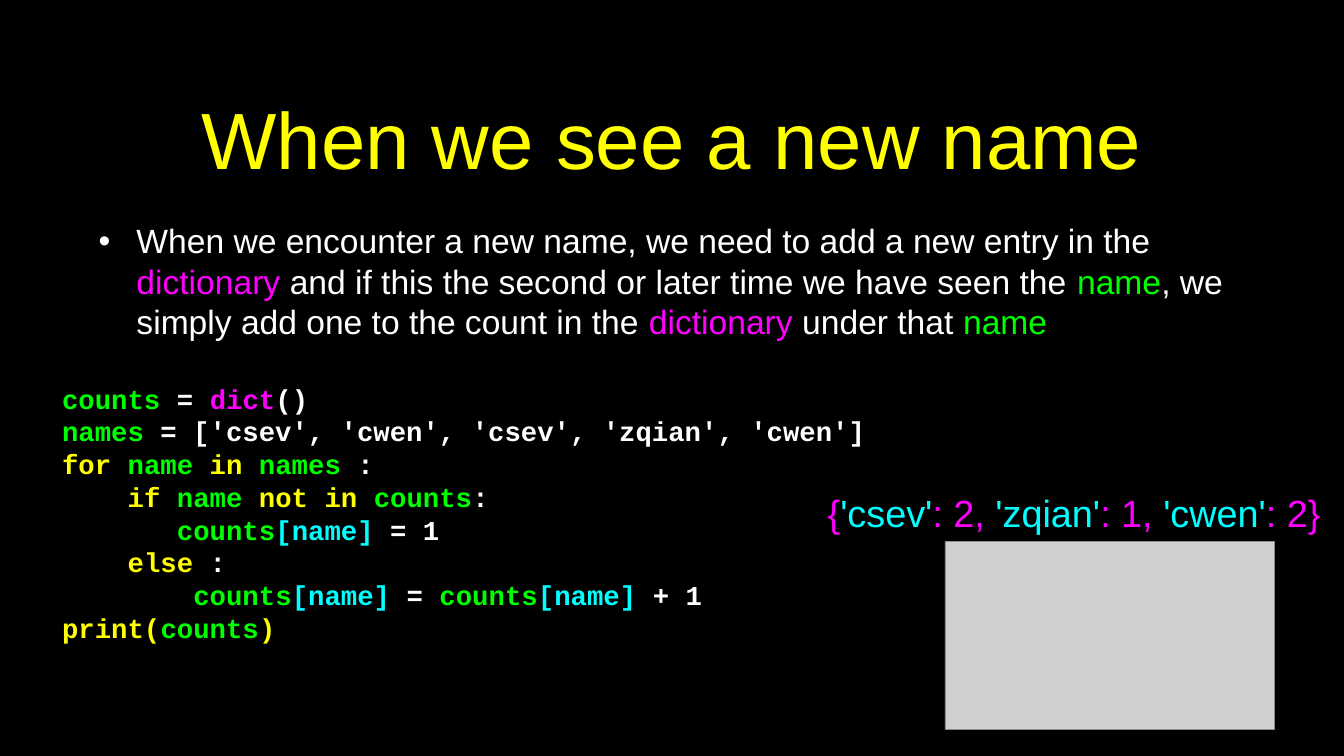
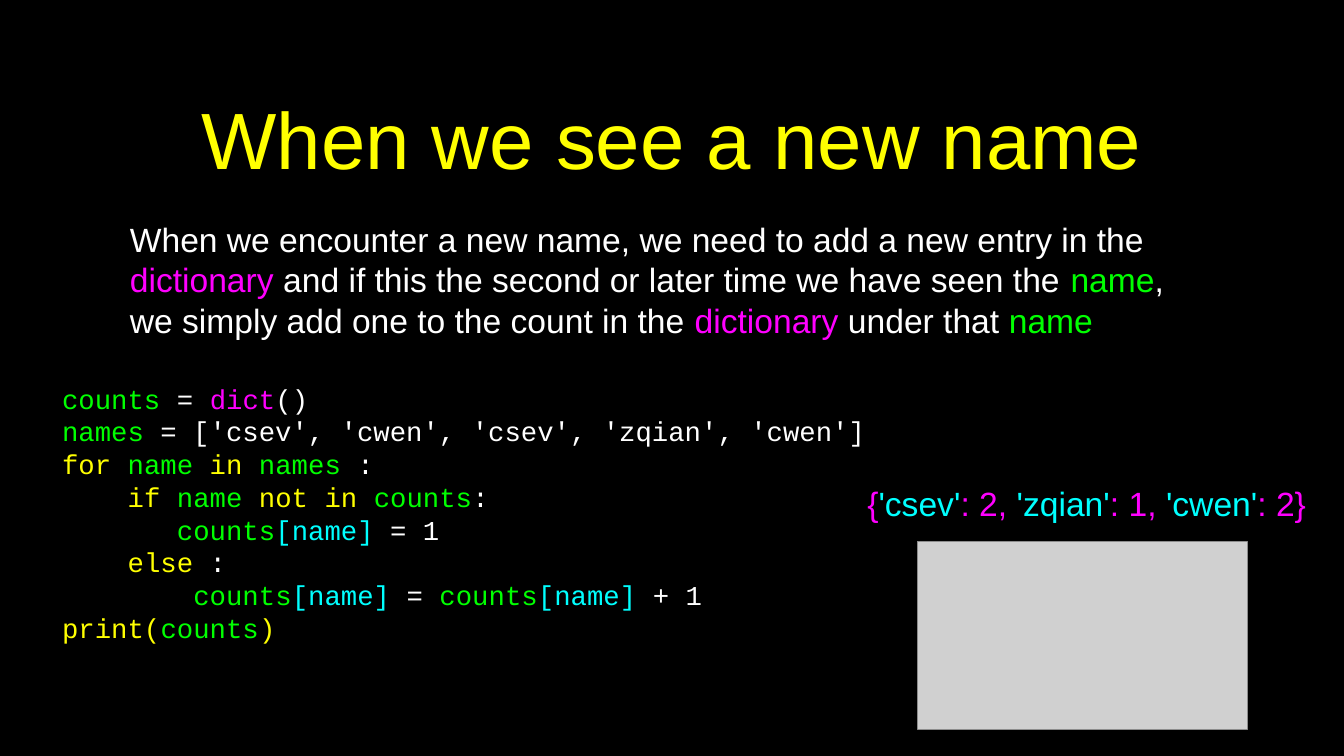
Before and after one commit to csev/py4e, a slide deck: slide 16 of lectures3/Pythonlearn-09-Dictionaries.pptx (slide 18 before the commit). Drawn at 1344x756 pixels with LibreOffice and Linux fonts; fonts in the diff are those of the drawing; grey boxes stand for pictures. Boxes give left, top, right and bottom in pixels: in the first picture for what was removed or moved away, otherwise in the second. Text is boxed around its words. In the diff, an @@ line names an element or a change of style, - is before the commit and + after.

```diff
--- a/lectures3/Pythonlearn-09-Dictionaries.pptx
+++ b/lectures3/Pythonlearn-09-Dictionaries.pptx
@@ text "When we encounter a new ..." at box(130, 227, 1164, 340): bullet • to none @@
@@ text "counts = dict()" at box(62, 389, 865, 644): bold off @@
@@ text "{'csev': 2, 'zqian': 1, 'cwen': ...": place and size @@
-text "{'csev': 2, 'zqian': 1, 'cwen': ..." at box(828, 499, 1321, 535)
+text "{'csev': 2, 'zqian': 1, 'cwen': ..." at box(867, 491, 1306, 523)
@@ text "{'csev': 2, 'zqian': 1, 'cwen': ..." at box(867, 491, 1306, 523): size 36 to 32 pt @@
@@ picture: place and size @@
-picture at box(945, 541, 1274, 729)
+picture at box(918, 541, 1247, 729)
```
Also in this commit, not shown: 19 other slides changed, 2 slides removed.
